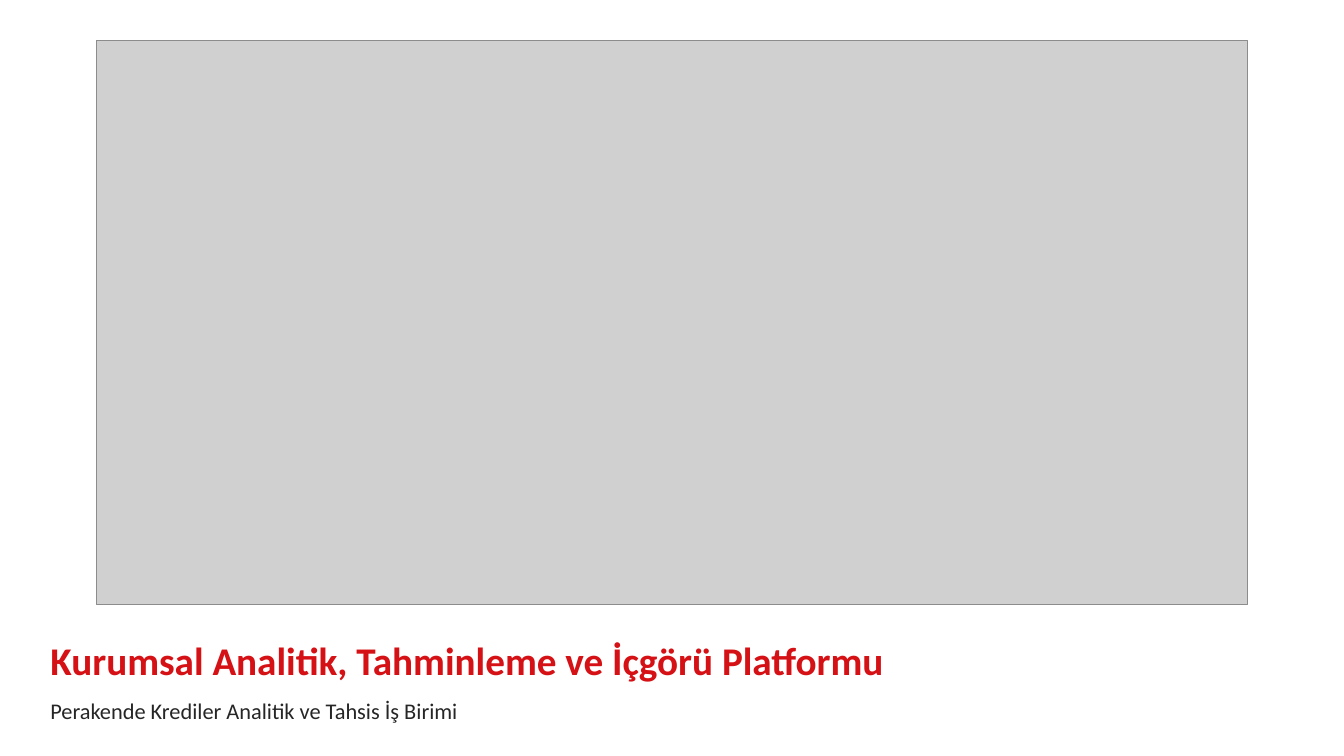
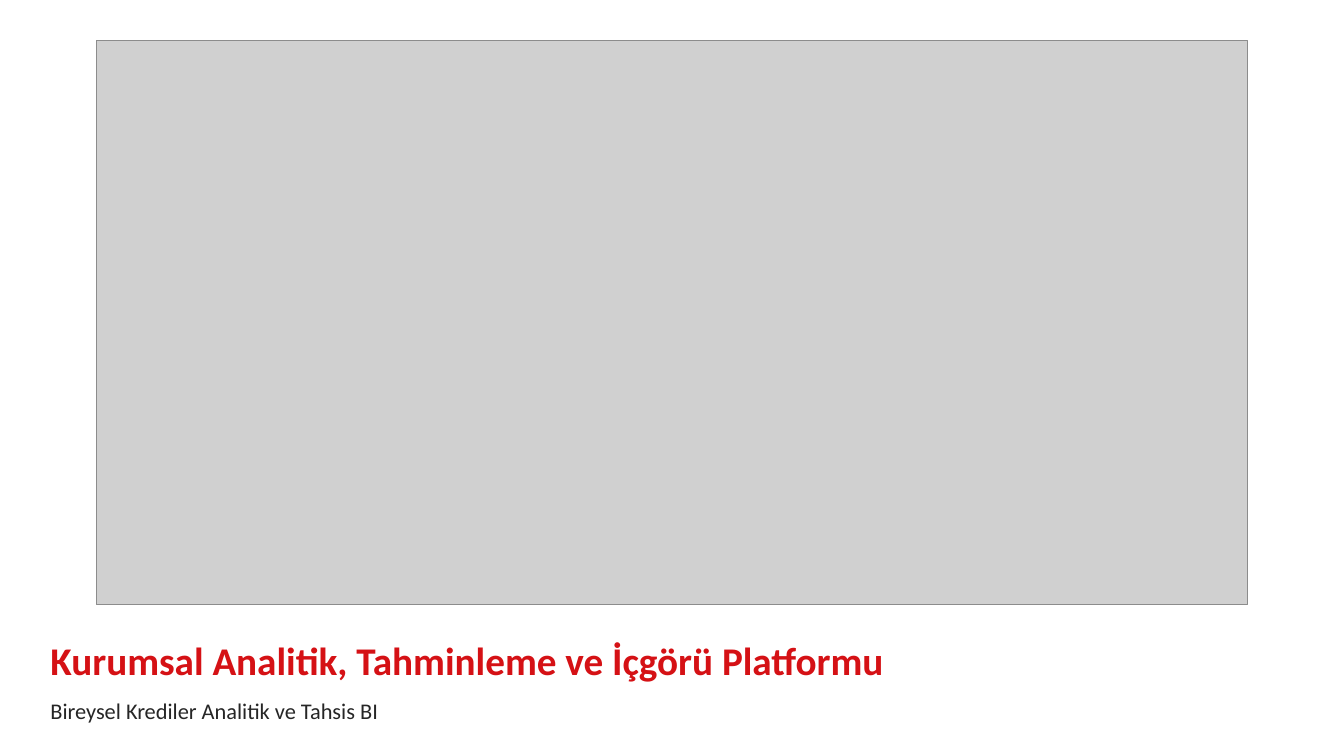
Before and after one commit to canmergen/amp, a slide deck: slide 1 of analitik_modelleme_platformu_GUNCEL/sunum/Akilli_Modelleme_Platformu_Sunum.pptx. Drawn at 1344x756 pixels with LibreOffice and Linux fonts; fonts in the diff are those of the drawing; grey boxes stand for pictures. Boxes give left, top, right and bottom in pixels: in the first picture for what was removed or moved away, otherwise in the second. Text is boxed around its words. In the diff, an @@ line names an element or a change of style, - is before the commit and + after.

```diff
--- a/analitik_modelleme_platformu_GUNCEL/sunum/Akilli_Modelleme_Platformu_Sunum.pptx
+++ b/analitik_modelleme_platformu_GUNCEL/sunum/Akilli_Modelleme_Platformu_Sunum.pptx
@@ text at [50,703,378,723]: text changed @@
-Perakende Krediler Analitik ve Tahsis İş Birimi
+Bireysel Krediler Analitik ve Tahsis BI
```
Also in this commit, not shown: 1 other file.
